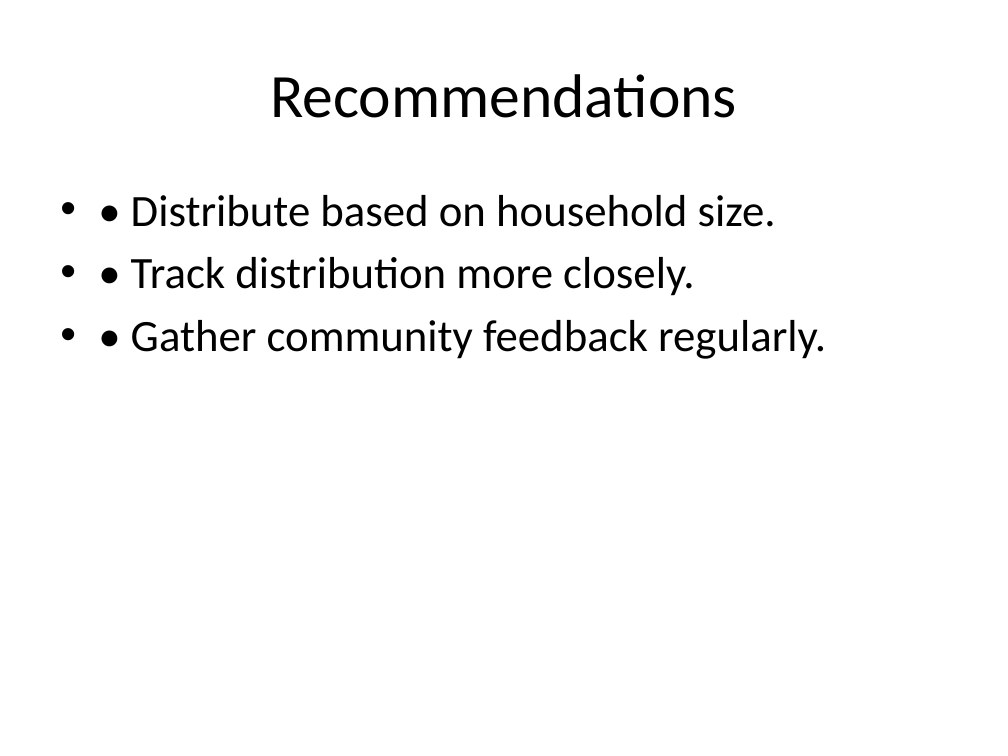
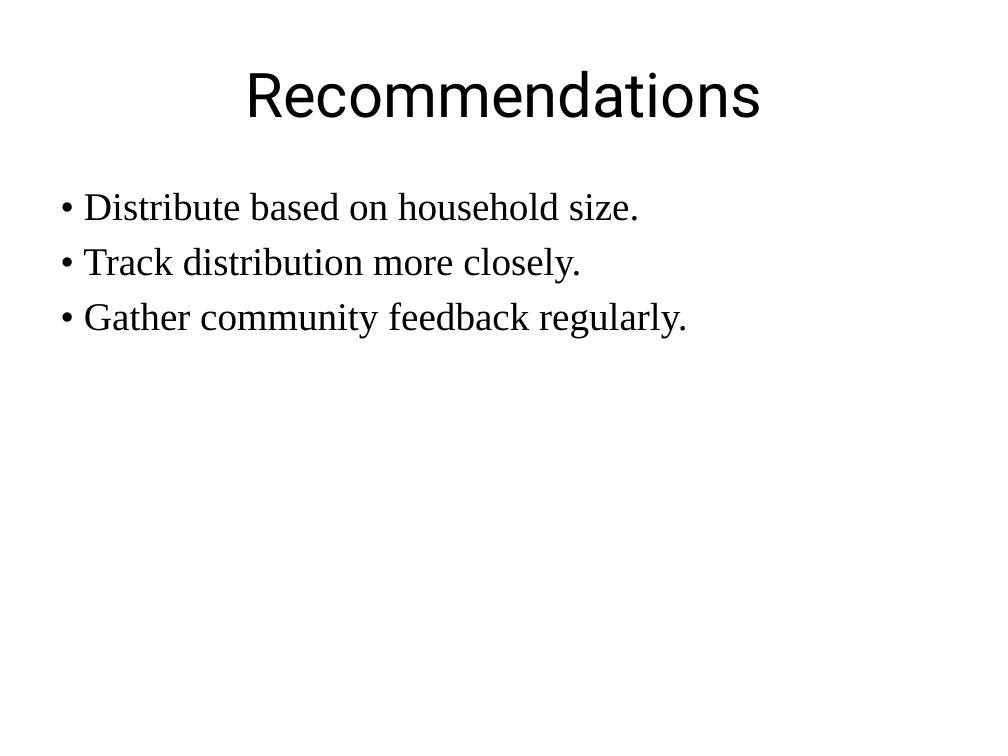
Before and after one commit to JavierWolvie/Data-Analytics, a slide deck: slide 12 of TABLEAU/Kakuma_Food_Distribution_Analysis_Presentation.pptx (slide 13 before the commit). Drawn at 1008x756 pixels with LibreOffice and Linux fonts; fonts in the diff are those of the drawing. Boxes give left, top, right and bottom in pixels: in the first picture for what was removed or moved away, otherwise in the second. Text is boxed around its words. In the diff, an @@ line names an element or a change of style, - is before the commit and + after.

```diff
--- a/TABLEAU/Kakuma_Food_Distribution_Analysis_Presentation.pptx
+++ b/TABLEAU/Kakuma_Food_Distribution_Analysis_Presentation.pptx
@@ title "Recommendations" at (x1=245, y1=70, x2=762, y2=118): font Calibri to Roboto @@
@@ text "• Distribute based on household ..." at (x1=83, y1=192, x2=687, y2=338): size 32 to 28 pt, font Calibri to Times New Roman; bullet • to none @@
```
Also in this commit, not shown: 10 other slides changed, 2 slides added, 3 slides removed.
